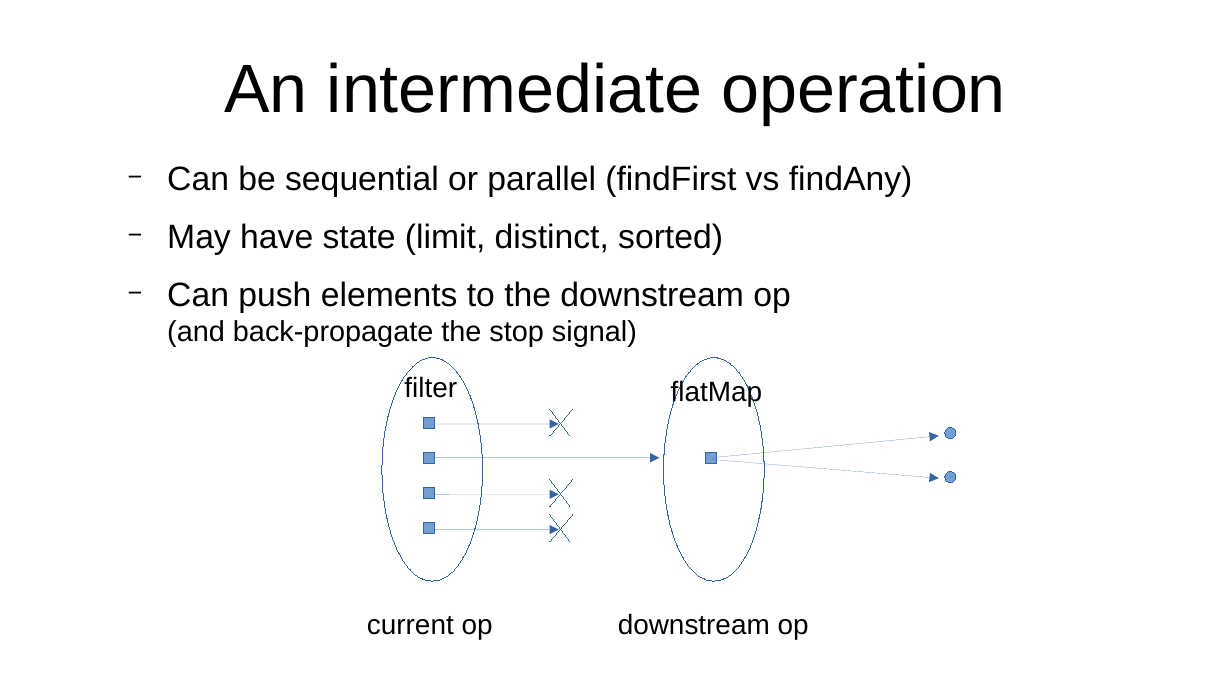
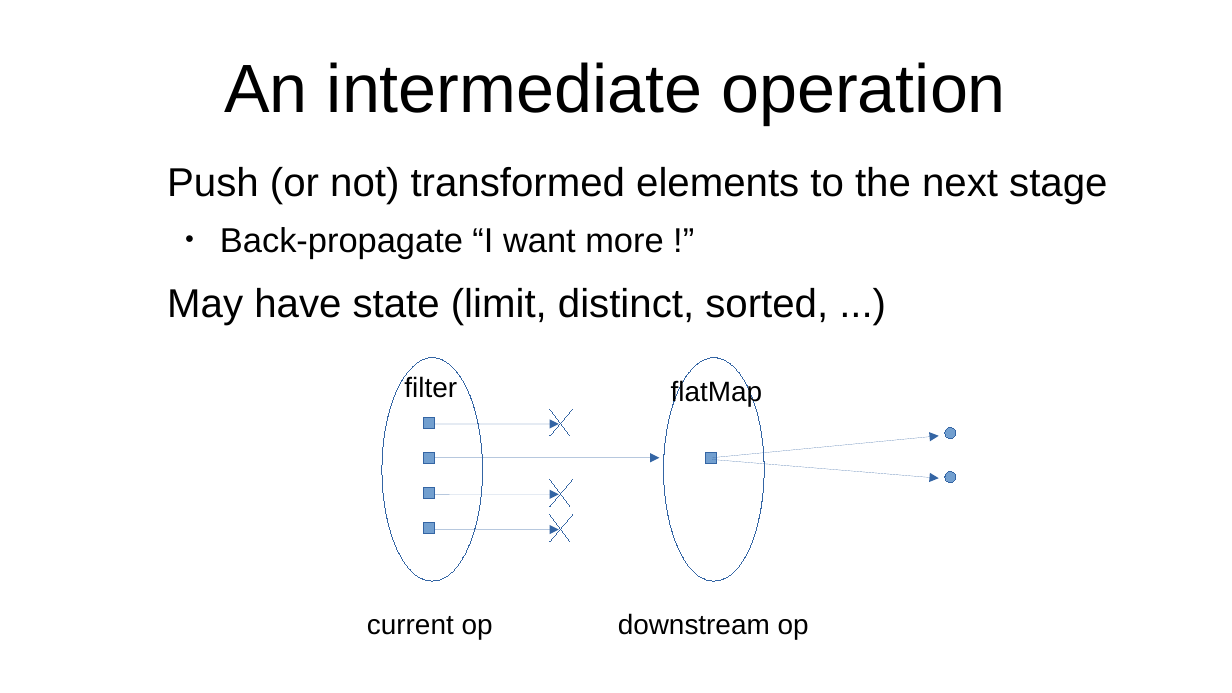
Before and after one commit to forax/we_are_all_to_gather, a slide deck: slide 9 of We are all to gather.odp (slide 7 before the commit). Drawn at 1232x693 pixels with LibreOffice and Linux fonts; fonts in the diff are those of the drawing. Boxes give left, top, right and bottom in pixels: in the first picture for what was removed or moved away, otherwise in the second. Text is boxed around its words. In the diff, an @@ line names an element or a change of style, - is before the commit and + after.

```diff
--- a/We are all to gather.odp
+++ b/We are all to gather.odp
@@ text at (167,167,1107,325): text changed; size 21.7 to 25.9 pt @@
-  − Can be sequential or parallel (findFirst vs findAny)
-  − May have state (limit, distinct, sorted)
-  − Can push elements to the downstream op
-    (and back-propagate the stop signal)
+  Push (or not) transformed elements to the next stage
+    ● Back-propagate “I want more !”
+  May have state (limit, distinct, sorted, ...)
```
Also in this commit, not shown: 11 other slides changed, 7 slides added, 7 slides removed, 1 other file.
